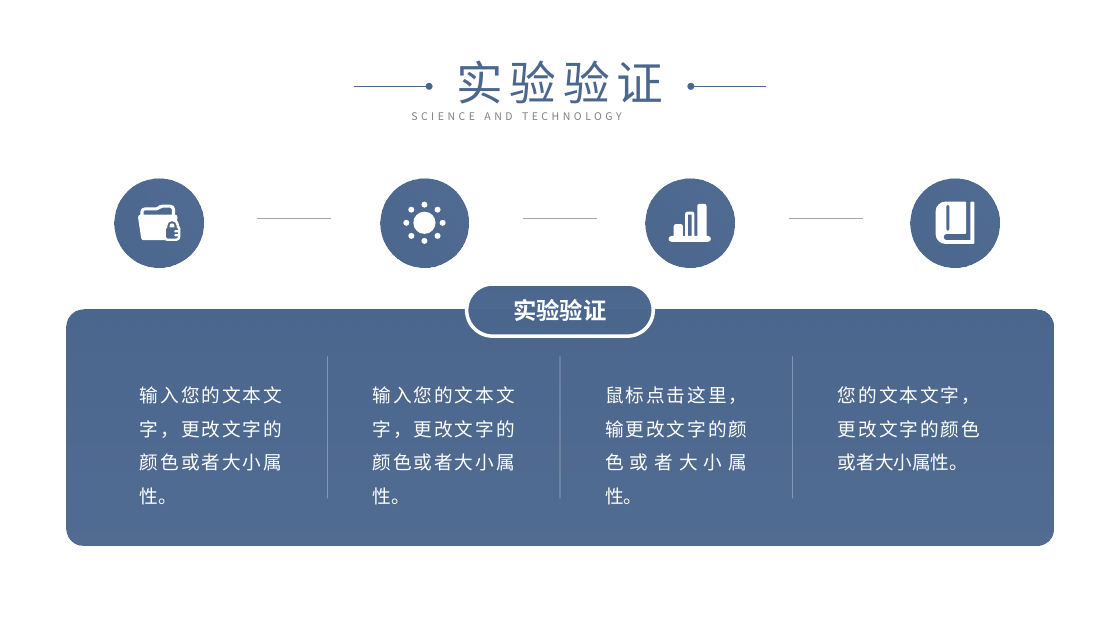
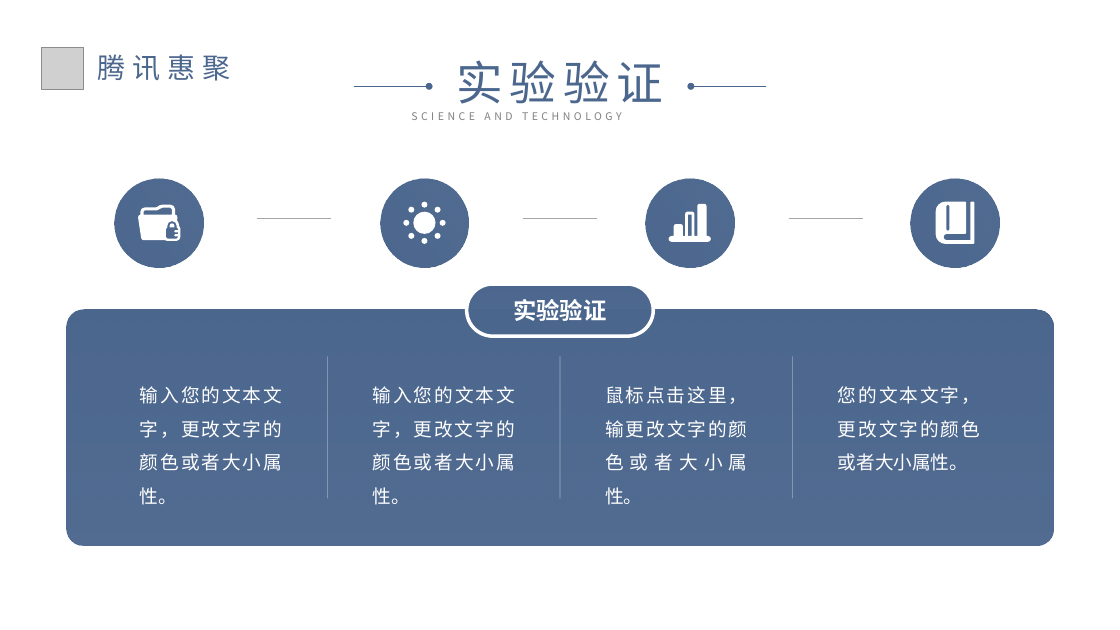
Before and after one commit to canGeEr/interview-materials, a slide deck: slide 10 of 转正准备/实习生留用考核答辩PPT.pptx (slide 19 before the commit). Drawn at 1120x630 pixels with LibreOffice and Linux fonts; fonts in the diff are those of the drawing; grey boxes stand for pictures. Boxes give left, top, right and bottom in pixels: in the first picture for what was removed or moved away, otherwise in the second. Text is boxed around its words. In the diff, an @@ line names an element or a change of style, - is before the commit and + after.

```diff
--- a/转正准备/实习生留用考核答辩PPT.pptx
+++ b/转正准备/实习生留用考核答辩PPT.pptx
@@ picture added at [41,48,83,90] @@
@@ text added at [97,54,230,81], 24 pt, text #4C678E @@
+腾讯惠聚
```
Also in this commit, not shown: 3 other slides changed, 7 slides added, 20 slides removed, 1 other file.
